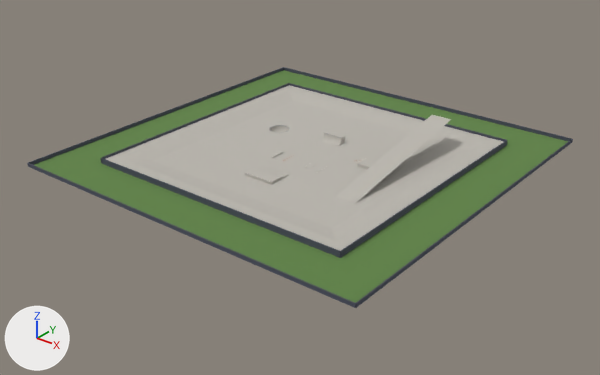
Renders of the glTF model conditioned/beargarden/spot_ovningsplanen.glb from each side of a commit.
Camera for both pictures: a 50 mm lens placed at (170.3, -218.1, 120.5), pointed at (1.7, -7.4, -10.2). Arrows for +X, +Y and +Z are at lower left; the lights stay in place. The picture after the commit comes second. Vertices at exactly the same position are counted once.

The scene before the commit, as lines of its bpy script (objects in view):
```python
me_mesh_0 = bpy.data.meshes.new('Mesh_0')
me_mesh_0.from_pydata(...)  # 1656 vertices, 2424 faces; spans x -70.2..70.2, y -70.2..70.2, z -2.7..10.6
me_mesh_0.materials.append(mat_material_0)  # picture img_image_0
ob_spot_ovningsplanen = bpy.data.objects.new('spot_ovningsplanen', me_mesh_0)
ob_spot_ovningsplanen.location = (0.0, 0.0, 0.0)
```
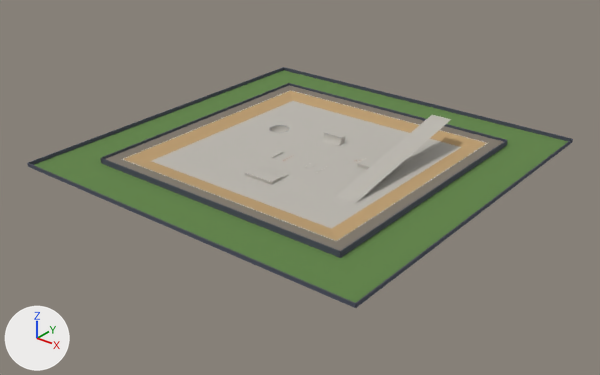
The edits, one by one:
me_mesh_0 is used by ob_spot_ovningsplanen; location (0.0, 0.0, 0.0).
me_mesh_0 had 1656 vertices, 2424 faces and spanned x -70.2..70.2, y -70.2..70.2, z -2.7..10.6.
me_mesh_0 now has 1688 vertices, 2456 faces and spans x -70.2..70.2, y -70.2..70.2, z -2.7..10.6.
me_mesh_0 part 1: the loose piece of 8 vertices spanning x -6.0..6.0, y -28.0, z 1.0 is copied, and the copy is scaled about its middle by (7.83, 3.33, 3.33), then moved by (0.0, -19.0, 0.2); it spans x -47.0..47.0, y -47.0, z 1.2..1.3.
Part 2, on me_mesh_0:
24 vertices are added at x -47.0..47.0, y -47.0..47.0, z 1.2..1.3.
24 new faces join them.
me_mesh_0 part 3: 24 kept faces spanning x -52.0..52.0, y -52.0..52.0, z 0.0..1.2 get new texture (UV) coordinates.

Where the change shows, as pixel boxes (x1, y1, x2, y2) in the pictures (600 x 375 px):
part 1 of me_mesh_0, added: after (123, 159, 335, 241)
part 2 of me_mesh_0, added: after (123, 90, 486, 241)
part 3 of me_mesh_0, surface changed (darker): (106, 85, 503, 251) in both
